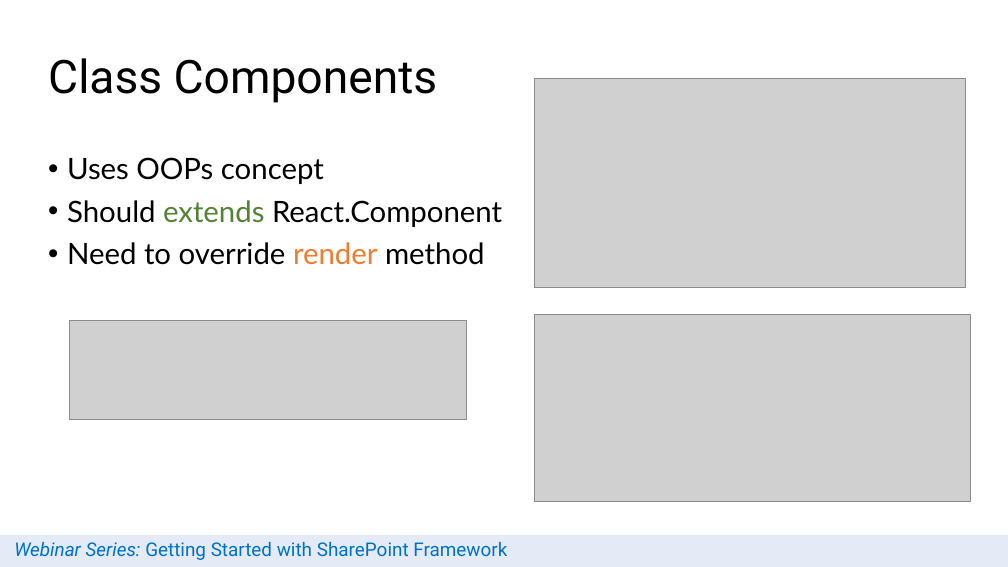
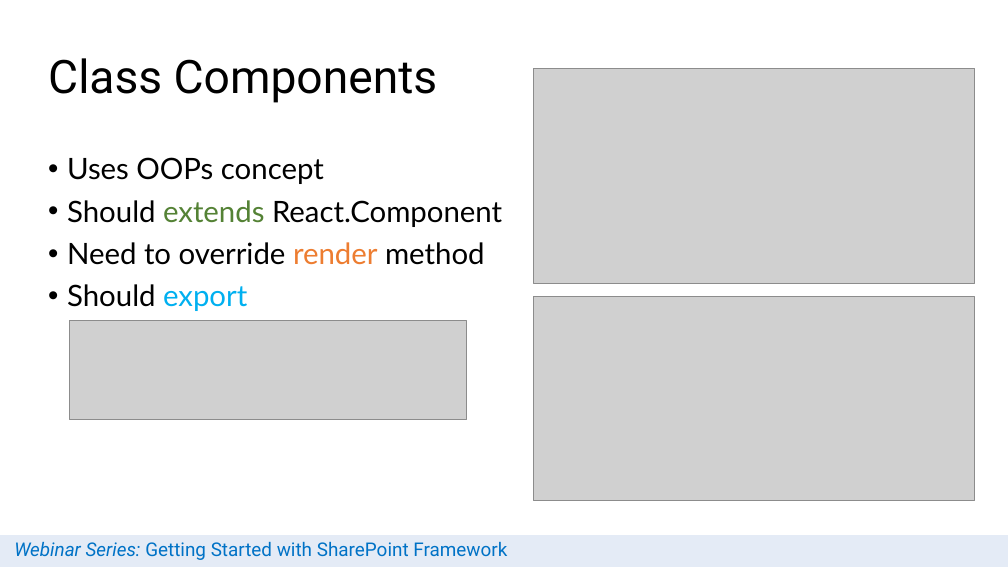
Before and after one commit to siddharth-vaghasia/public-docs, a slide deck: slide 14 of SPFx Webinar - SPFx with React - Siddharth Vaghasia.pptx. Drawn at 1008x567 pixels with LibreOffice and Linux fonts; fonts in the diff are those of the drawing; grey boxes stand for pictures; background and template pictures are left out. Boxes give left, top, right and bottom in pixels: in the first picture for what was removed or moved away, otherwise in the second. Text is boxed around its words. In the diff, an @@ line names an element or a change of style, - is before the commit and + after.

Commit message:
2nd version

```diff
--- a/SPFx Webinar - SPFx with React - Siddharth Vaghasia.pptx
+++ b/SPFx Webinar - SPFx with React - Siddharth Vaghasia.pptx
@@ picture resized from (x1=535, y1=79, x2=966, y2=287) to (x1=533, y1=68, x2=975, y2=284) @@
@@ text at (x1=67, y1=284, x2=247, y2=311): paragraph added @@
+• Should export
@@ picture resized from (x1=535, y1=315, x2=970, y2=502) to (x1=533, y1=296, x2=975, y2=501) @@
```
Also in this commit, not shown: 1 other slide changed.
